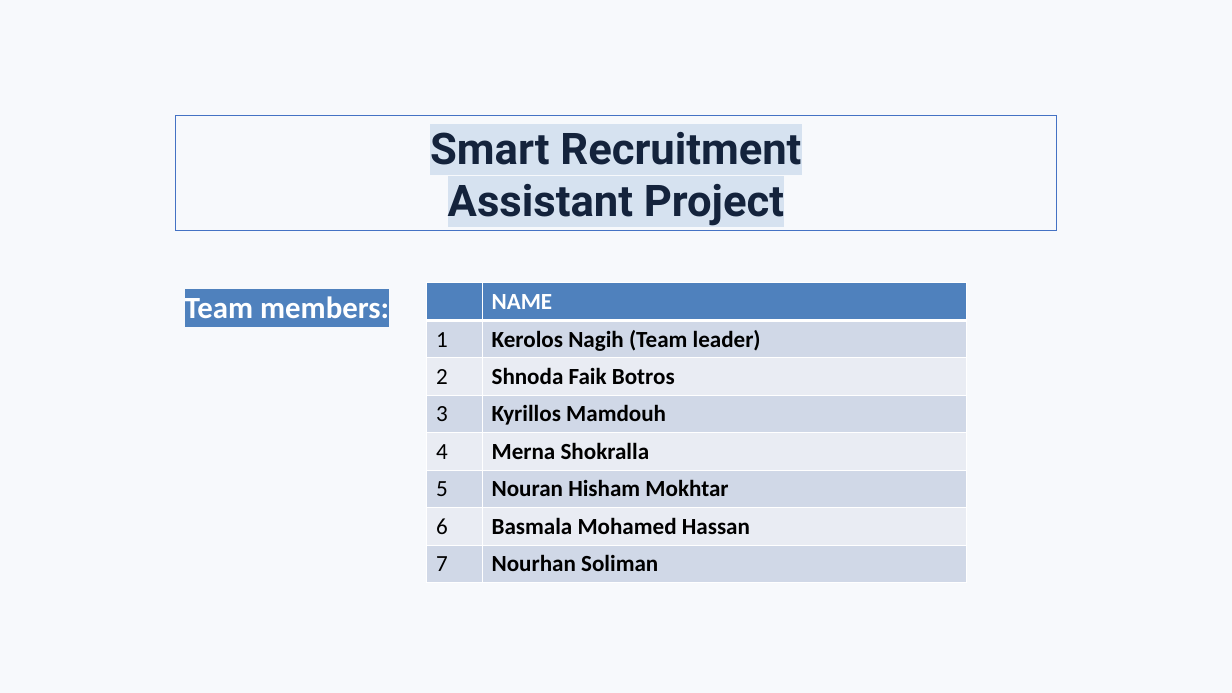
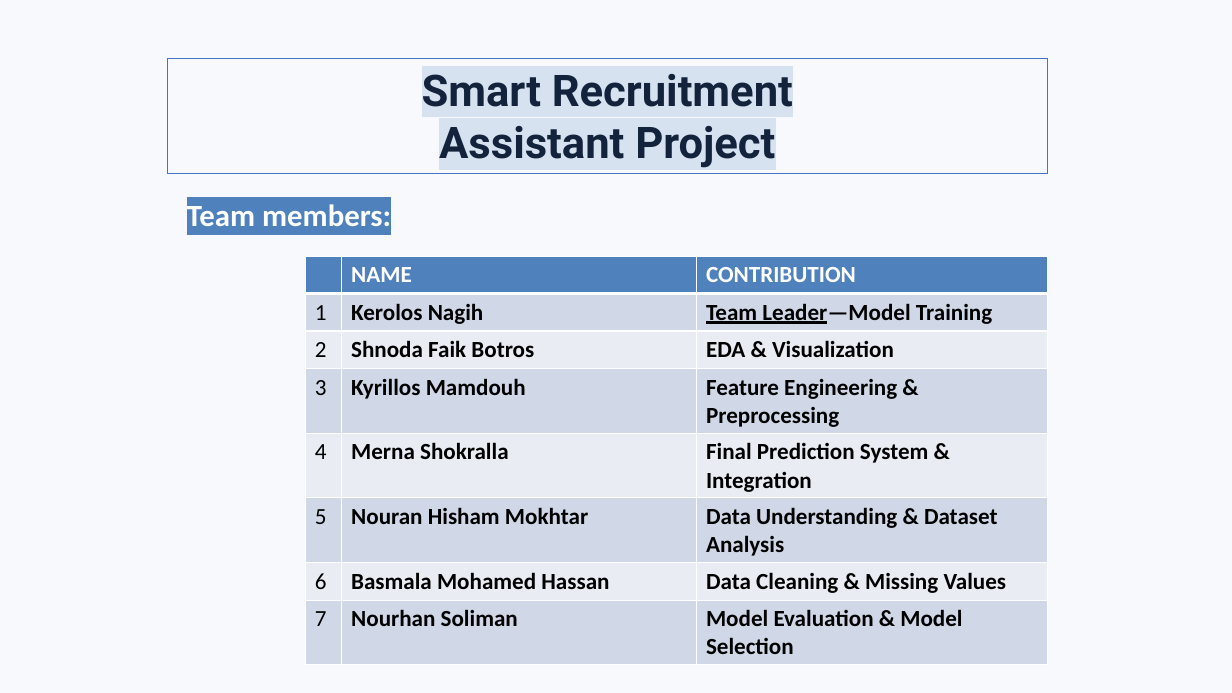
Before and after one commit to kero2173/Smart-Recruitment-Assistant, a slide deck: slide 1 of presentation/Smart_Recruitment_Assistant_Professional_Updated (1).pptx. Drawn at 1232x693 pixels with LibreOffice and Linux fonts; fonts in the diff are those of the drawing. Boxes give left, top, right and bottom in pixels: in the first picture for what was removed or moved away, otherwise in the second. Text is boxed around its words. In the diff, an @@ line names an element or a change of style, - is before the commit and + after.

```diff
--- a/presentation/Smart_Recruitment_Assistant_Professional_Updated (1).pptx
+++ b/presentation/Smart_Recruitment_Assistant_Professional_Updated (1).pptx
@@ rectangle "Smart Recruitment Assistant Project": place and size @@
-rectangle "Smart Recruitment Assistant Project" at box(176, 116, 1056, 231)
+rectangle "Smart Recruitment Assistant Project" at box(167, 58, 1048, 174)
@@ text "Team members:": place and size @@
-text "Team members:" at box(185, 296, 389, 318)
+text "Team members:" at box(187, 204, 391, 226)
@@ table at box(306, 256, 1048, 665) @@
-column 2: NAME | Kerolos Nagih (Team leader) | Shnoda Faik Botros | Kyrillos Mamdouh | Merna Shokralla | Nouran Hisham Mokhtar | Basmala Mohamed Hassan | Nourhan Soliman
+column 2: NAME | Kerolos Nagih | Shnoda Faik Botros | Kyrillos Mamdouh | Merna Shokralla | Nouran Hisham Mokhtar | Basmala Mohamed Hassan | Nourhan Soliman
+column 3: CONTRIBUTION | Team Leader—Model Training | EDA & Visualization | Feature Engineering & Preprocessing | Final Prediction System & Integration | Data Understanding & Dataset Analysis | Data Cleaning & Missing Values | Model Evaluation & Model Selection
@@ table: place and size @@
-table at box(427, 283, 967, 582)
+table at box(306, 256, 1048, 665)
```
Also in this commit, not shown: 11 other slides changed, 1 slide removed.
